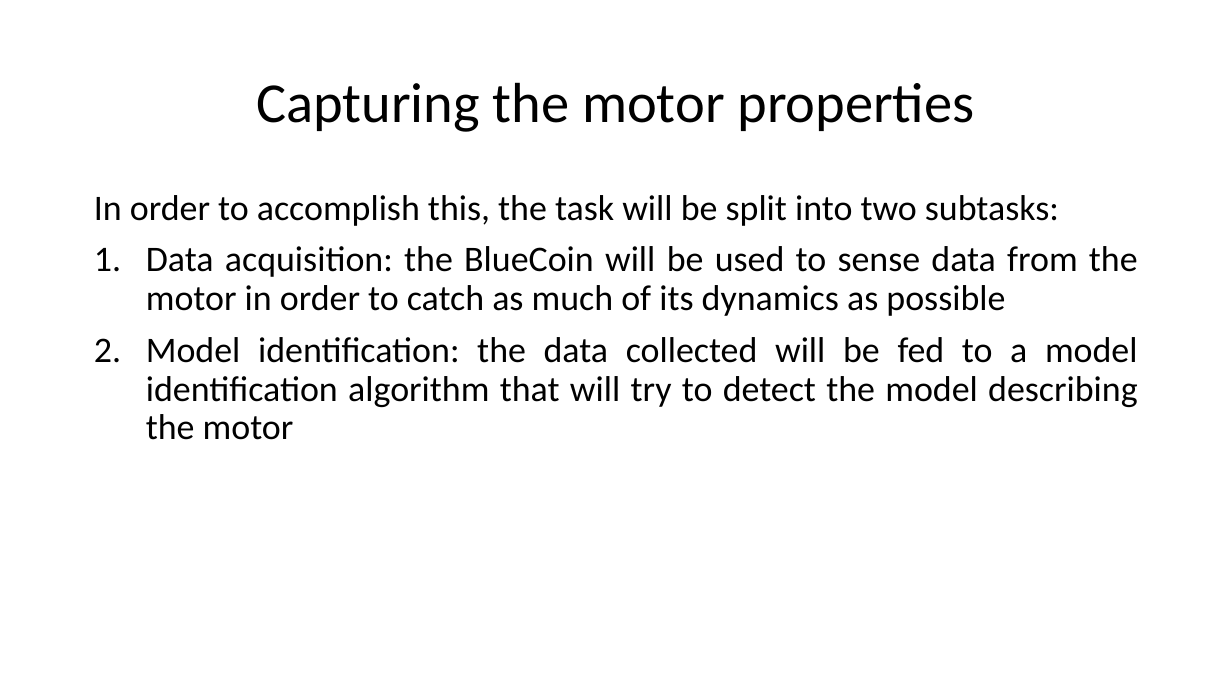
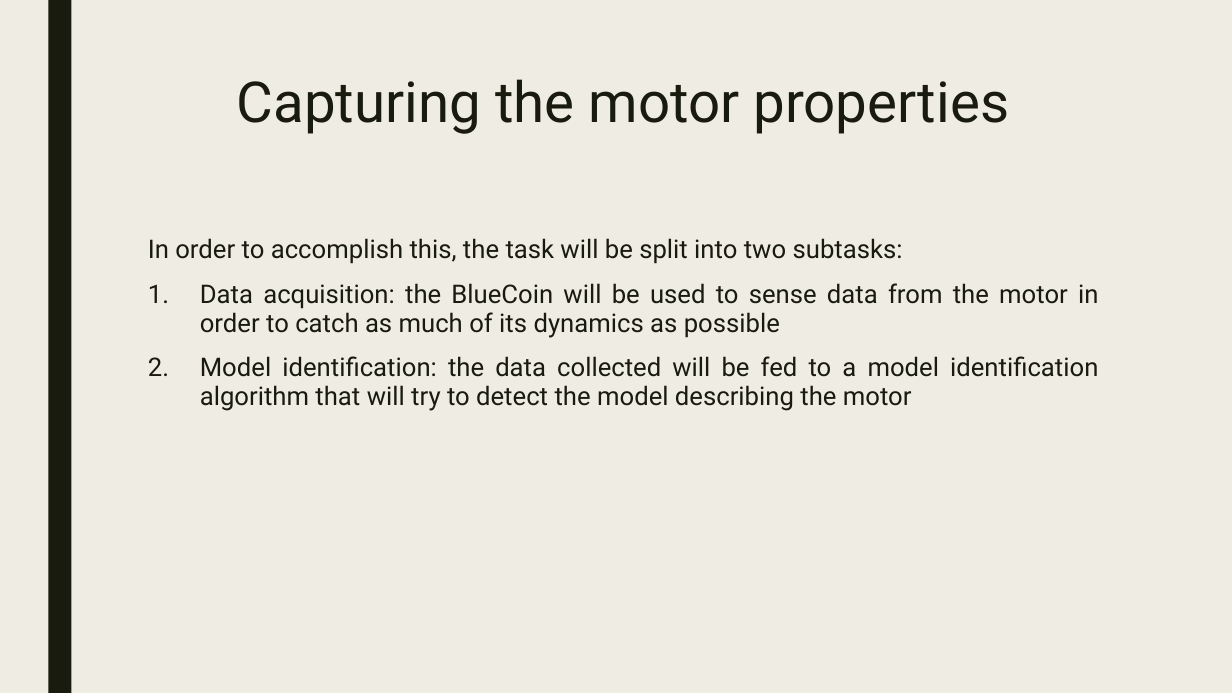
Before and after one commit to urzino/FanMonitoringBlueCoin, a slide deck: slide 6 of Pervasive_presentation_Milestone1_group8.pptx. Drawn at 1232x693 pixels with LibreOffice and Linux fonts; fonts in the diff are those of the drawing. Boxes give left, top, right and bottom in pixels: in the first picture for what was removed or moved away, otherwise in the second. Text is boxed around its words. In the diff, an @@ line names an element or a change of style, - is before the commit and + after.

```diff
--- a/Pervasive_presentation_Milestone1_group8.pptx
+++ b/Pervasive_presentation_Milestone1_group8.pptx
@@ background #FFFFFF to #EFEDE3 @@
@@ rectangle added at (48,0,71,693), fill #191B0E @@
@@ title "Capturing the motor properties": place and size @@
-title "Capturing the motor properties" at (256,82,974,132)
+title "Capturing the motor properties" at (237,79,1009,134)
@@ title "Capturing the motor properties" at (237,79,1009,134): font Calibri to Roboto, text colour #000000 to #191B0E; line spacing 0.9 to 0.89; vertical alignment middle to top @@
@@ text "In order to accomplish this, ...": place and size @@
-text "In order to accomplish this, ..." at (94,195,1138,440)
+text "In order to accomplish this, ..." at (148,238,1098,411)
@@ text "In order to accomplish this, ..." at (148,238,1098,411): size 28 to 20 pt, font Calibri to Roboto, text colour #000000 to #191B0E; line spacing 0.9 to 0.94; more space between paragraphs @@
```
Also in this commit, not shown: 10 other slides changed.
